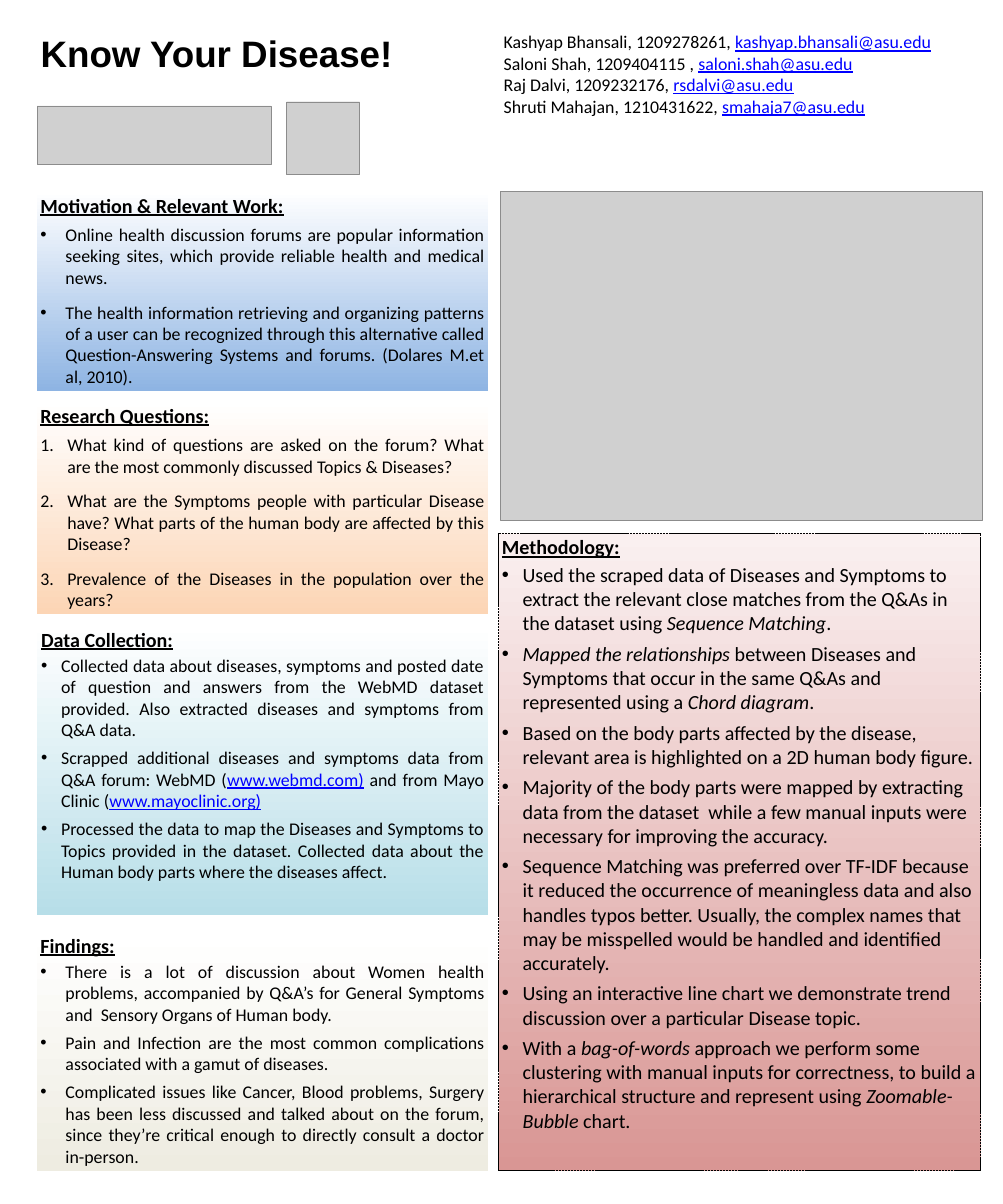
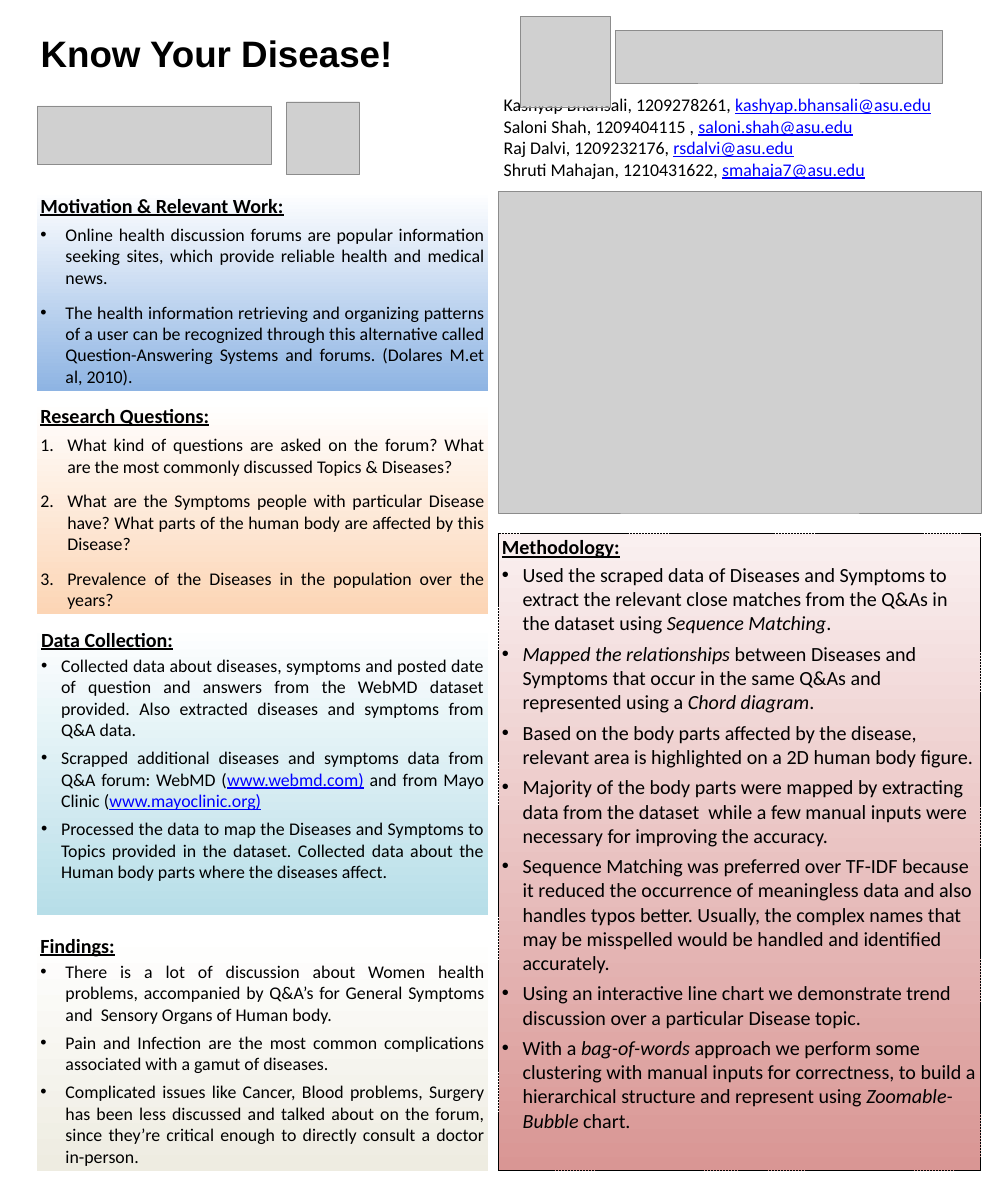
Before and after one commit to saloni29993/DataViz-WebMD, a slide deck: slide 1 of poster_v1.pptx. Drawn at 1003x1204 pixels with LibreOffice and Linux fonts; fonts in the diff are those of the drawing; grey boxes stand for pictures. Boxes give left, top, right and bottom in pixels: in the first picture for what was removed or moved away, otherwise in the second. Text is boxed around its words. In the diff, an @@ line names an element or a change of style, - is before the commit and + after.

Commit message:
Updated screenshot

```diff
--- a/poster_v1.pptx
+++ b/poster_v1.pptx
@@ picture added at bbox=[520, 16, 611, 107] @@
@@ picture added at bbox=[615, 30, 942, 83] @@
@@ text "Kashyap Bhansali, 1209278261, kashyap.bhansali@asu.edu": place and size @@
-text "Kashyap Bhansali, 1209278261, kashyap.bhansali@asu.edu" at bbox=[504, 35, 931, 116]
+text "Kashyap Bhansali, 1209278261, kashyap.bhansali@asu.edu" at bbox=[504, 97, 931, 179]
@@ picture: place and size @@
-picture at bbox=[500, 191, 983, 520]
+picture at bbox=[499, 191, 981, 513]
```
